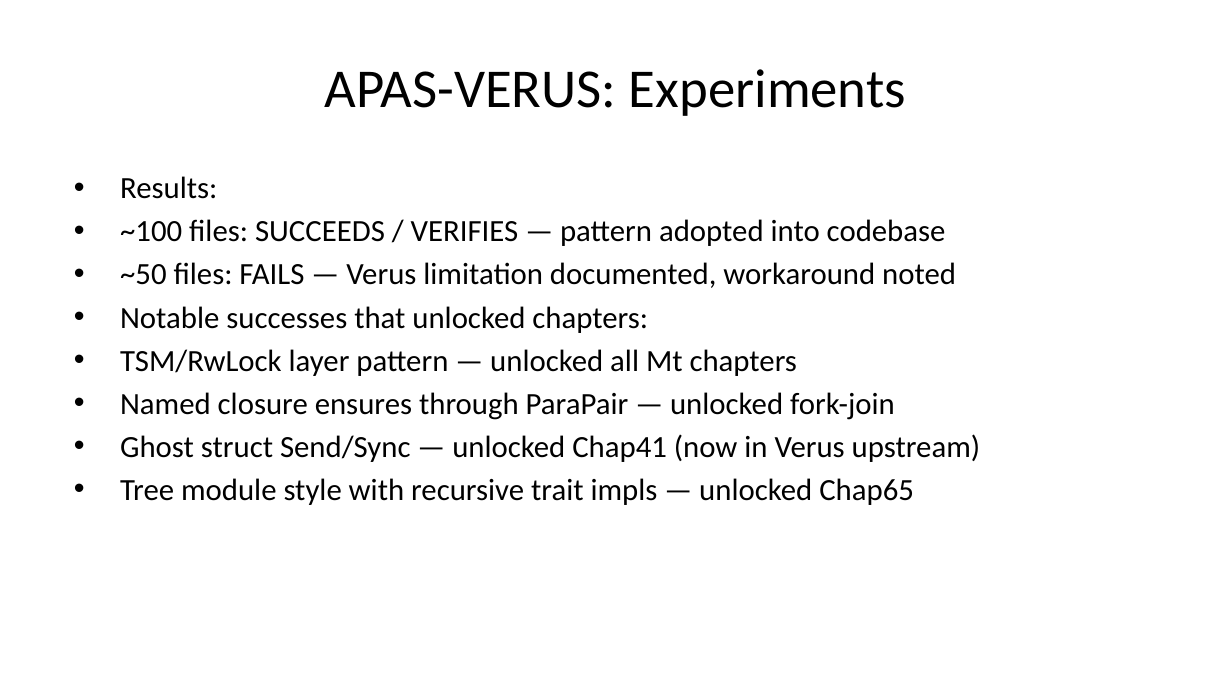
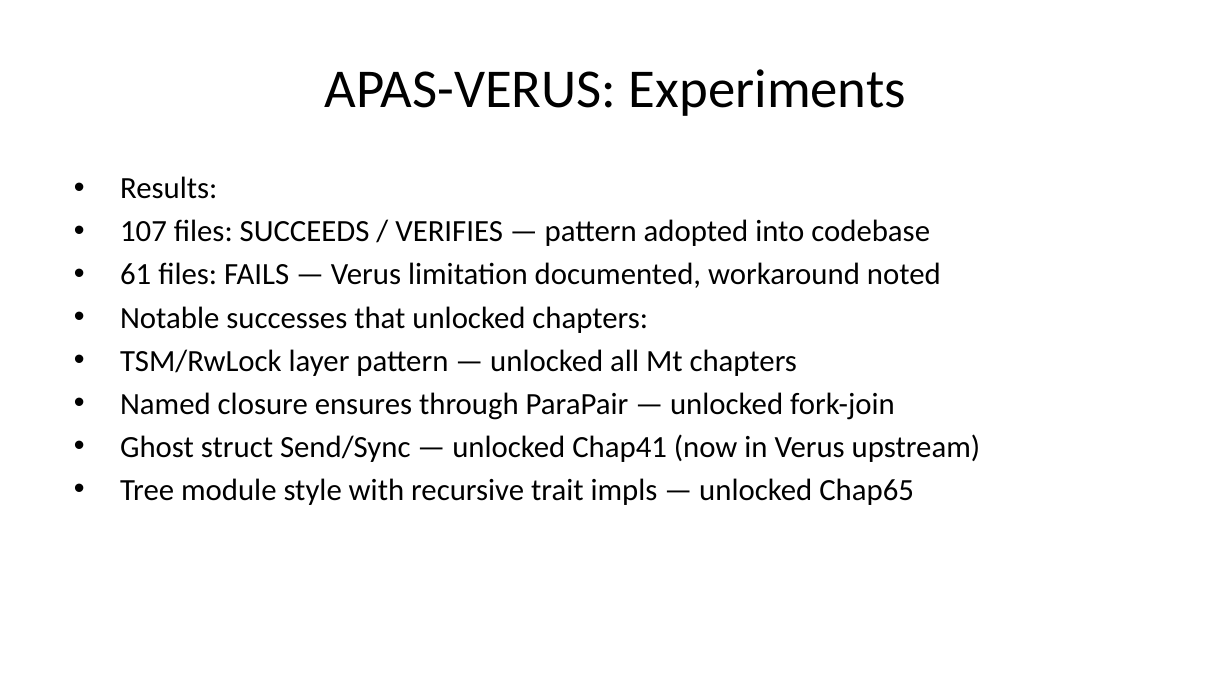
Before and after one commit to briangmilnes/APAS-VERUS, a slide deck: slide 40 of lectures/slidesMSR.pptx (slide 39 before the commit). Drawn at 1232x693 pixels with LibreOffice and Linux fonts; fonts in the diff are those of the drawing. Boxes give left, top, right and bottom in pixels: in the first picture for what was removed or moved away, otherwise in the second. Text is boxed around its words. In the diff, an @@ line names an element or a change of style, - is before the commit and + after.

```diff
--- a/lectures/slidesMSR.pptx
+++ b/lectures/slidesMSR.pptx
@@ text at bbox=[120, 219, 941, 288]: text changed @@
-• ~100 files: SUCCEEDS / VERIFIES — pattern adopted into codebase
-• ~50 files: FAILS — Verus limitation documented, workaround noted
+• 107 files: SUCCEEDS / VERIFIES — pattern adopted into codebase
+• 61 files: FAILS — Verus limitation documented, workaround noted
```
Also in this commit, not shown: 20 other slides changed, 1 slide added, 3 other files.
